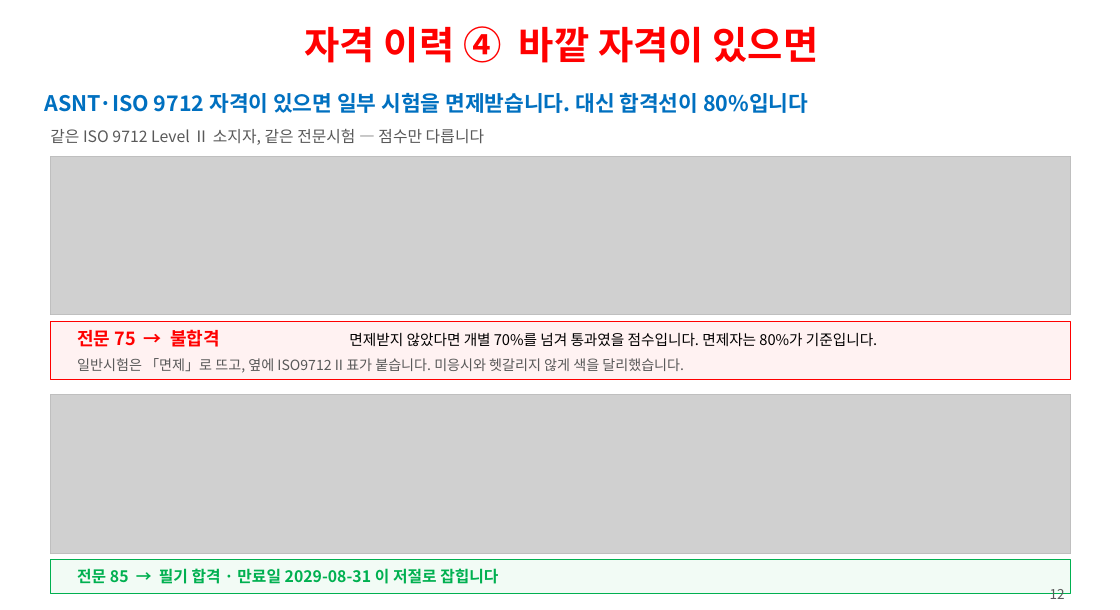
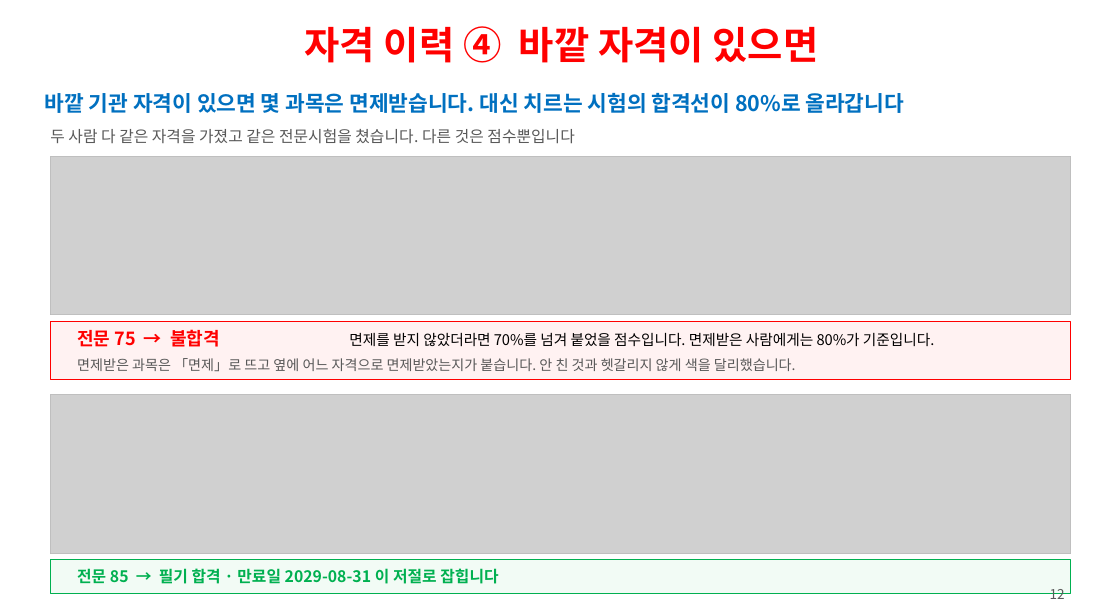
Before and after one commit to ys1277-sys/HIENDT-CBT, a slide deck: slide 12 of docs/발표자료-CBT-2026-08.pptx. Drawn at 1120x610 pixels with LibreOffice and Linux fonts; fonts in the diff are those of the drawing; grey boxes stand for pictures. Boxes give left, top, right and bottom in pixels: in the first picture for what was removed or moved away, otherwise in the second. Text is boxed around its words. In the diff, an @@ line names an element or a change of style, - is before the commit and + after.

```diff
--- a/docs/발표자료-CBT-2026-08.pptx
+++ b/docs/발표자료-CBT-2026-08.pptx
@@ text at <box>45,93,904,113</box>: text changed @@
-ASNT·ISO 9712 자격이 있으면 일부 시험을 면제받습니다. 대신 합격선이 80%입니다
+바깥 기관 자격이 있으면 몇 과목은 면제받습니다. 대신 치르는 시험의 합격선이 80%로 올라갑니다
@@ text at <box>50,129,574,144</box>: text changed @@
-같은 ISO 9712 Level Ⅱ 소지자, 같은 전문시험 — 점수만 다릅니다
+두 사람 다 같은 자격을 가졌고 같은 전문시험을 쳤습니다. 다른 것은 점수뿐입니다
@@ text at <box>77,358,796,371</box>: text changed @@
-일반시험은 「면제」로 뜨고, 옆에 ISO9712 II 표가 붙습니다. 미응시와 헷갈리지 않게 색을 달리했습니다.
+면제받은 과목은 「면제」로 뜨고 옆에 어느 자격으로 면제받았는지가 붙습니다. 안 친 것과 헷갈리지 않게 색을 달리했습니다.
@@ text at <box>349,333,934,346</box>: text changed @@
-면제받지 않았다면 개별 70%를 넘겨 통과였을 점수입니다. 면제자는 80%가 기준입니다.
+면제를 받지 않았더라면 70%를 넘겨 붙었을 점수입니다. 면제받은 사람에게는 80%가 기준입니다.
```
Also in this commit, not shown: 27 other slides changed, 1 other file.
